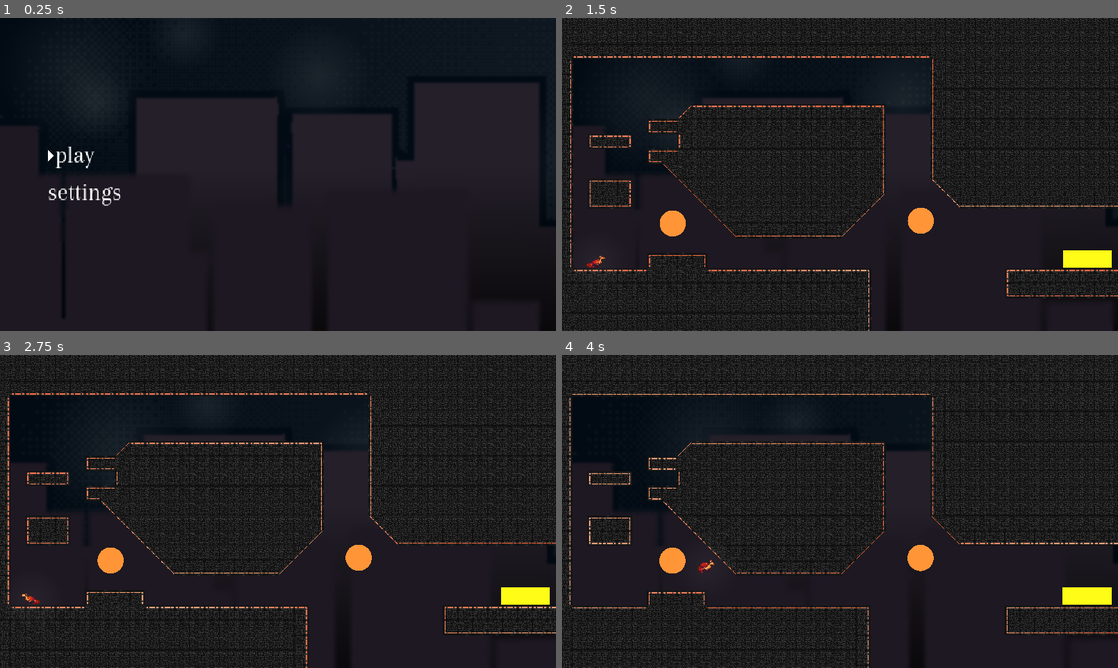
Above: before the commit, frames 1-4 (two rows, left to right).
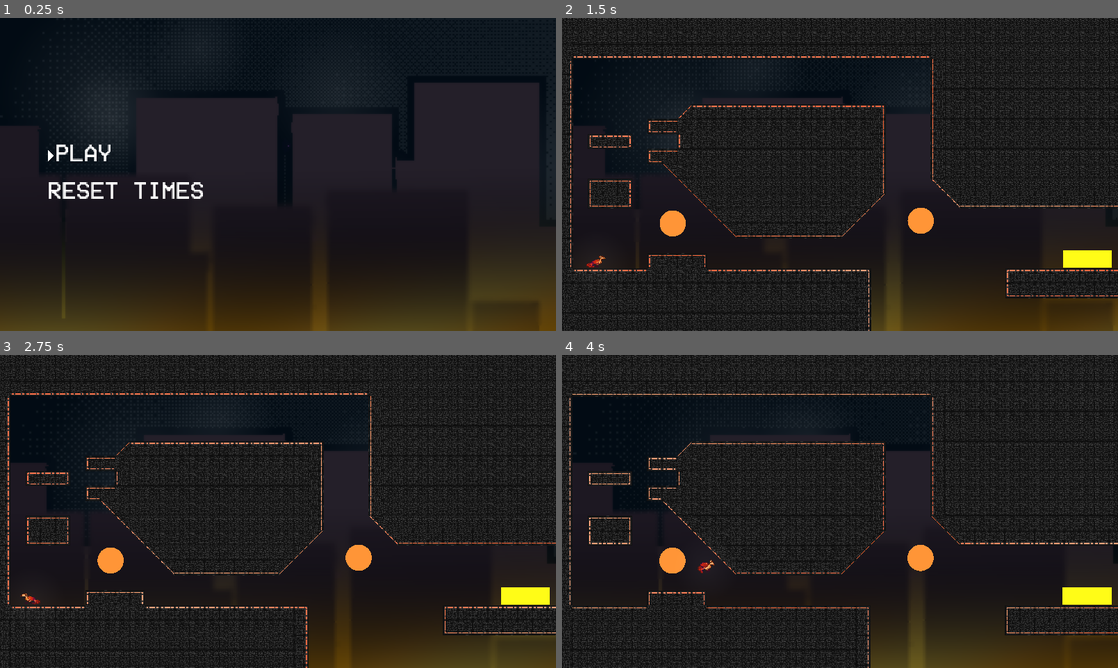
Above: after the commit, the same moments.

Repository: Someoneyeeting/Rise-From-the-Ashes
Game: Godot game, scene res://node_2d.tscn
The game is run twice, just before and just after one commit, with the same random seed, the same clock (stepped at 60 frames per second) and the same inputs.
Inputs:
- Up to frame 1 (0.25 s): no input
- Up to frame 2 (1.5 s): tap Enter (ui_accept) at 0.5, 1.25 s; hold Shift (dash) 0.53-1.28 s; hold D (right) from 0.53 s (still down); tap Space (jump) at 0.77 s; tap Shift (dash) at 1.35 s
- Up to frame 3 (2.75 s): tap Space (jump) at 1.52 s; release D (right) at 2.03 s; hold A (left) from 2.03 s (still down); hold Shift (dash) from 2.03 s (still down)
- Up to frame 4 (4 s): release A (left) at 2.78 s; release Shift (dash) at 2.78 s; hold D (right) from 2.78 s (still down); tap Shift (dash) at 2.85 s; tap Space (jump) at 3.02, 3.77 s; hold Shift (dash) from 3.53 s (still down)

The runs differ from the first frame. In frame 1, 12% of the frame differs, in the area x 0-100%, y 31-100%; in frame 2, 4.5%; in frame 3, 4.4%; in frame 4, 4.4%.

Commit message:
fire🔥🔥🔥🔥🔥🔥🔥

Diff:
--- a/UI/MainMenu.tscn
+++ b/UI/MainMenu.tscn
@@ -25,12 +25,12 @@
 [node name="button" parent="buttons" node_paths=PackedStringArray("parentmenu") instance=ExtResource("2_bdnqi")]
 position = Vector2(106, 283)
 parentmenu = NodePath("../..")
-text = "play"
+text = "PLAY"
 
 [node name="button2" parent="buttons" node_paths=PackedStringArray("parentmenu") instance=ExtResource("2_bdnqi")]
 position = Vector2(106, 369)
 parentmenu = NodePath("../..")
-text = "settings"
+text = "RESET TIMES"
 
 [node name="event" type="Node2D" parent="."]
 script = SubResource("GDScript_s4vvv")
--- a/UI/button.tscn
+++ b/UI/button.tscn
@@ -1,7 +1,7 @@
 [gd_scene load_steps=11 format=3 uid="uid://5mfkfjv1f073"]
 
 [ext_resource type="Script" path="res://UI/button.gd" id="1_10yid"]
-[ext_resource type="FontFile" uid="uid://b8upb2xuqlq8o" path="res://arapey-regular.ttf" id="1_lkgjx"]
+[ext_resource type="FontFile" uid="uid://xtr6xeqnjwch" path="res://VCR_OSD_MONO_1.001.ttf" id="2_nwbvb"]
 [ext_resource type="AudioStream" uid="uid://dln6riynxfsqs" path="res://crow.wav" id="3_3clrk"]
 [ext_resource type="AudioStream" uid="uid://bsbav2hyoan1p" path="res://USA Anthem but it has gunshots, eagles sounds, and patriotism.mp3" id="4_a8cv3"]
 
@@ -122,9 +122,9 @@
 
 [node name="Label" type="Label" parent="."]
 offset_left = 3.0
-offset_right = 116.0
+offset_right = 154.0
 offset_bottom = 48.0
-theme_override_fonts/font = ExtResource("1_lkgjx")
+theme_override_fonts/font = ExtResource("2_nwbvb")
 theme_override_font_sizes/font_size = 43
 text = "Button"
 
--- a/cpu_particles_2d.tscn
+++ b/cpu_particles_2d.tscn
@@ -5,9 +5,9 @@
 point_count = 3
 
 [node name="CPUParticles2D" type="CPUParticles2D"]
-visible = false
 z_index = 410
 position = Vector2(640, 360)
+emitting = false
 amount = 233
 lifetime = 10.0
 preprocess = 24.24
@@ -20,4 +20,4 @@
 scale_amount_min = 4.8
 scale_amount_max = 5.1
 scale_amount_curve = SubResource("Curve_l6tvd")
-color = Color(0.535156, 0.535156, 0.535156, 1)
+color = Color(0.53, 0.53, 0.53, 1)
--- a/parallax_2d.tscn
+++ b/parallax_2d.tscn
@@ -12,12 +12,18 @@
 @export
 var scroll :float = 0.06
 
+@export
+var dash_color : Color
+
+@export
+var no_dash_color : Color
+
 var poses = []
 
 func _ready() -> void:
 	for i in $ColorRect.get_children().size():
 		poses.push_back(Vector2(randi_range(-30,1320),randi_range(-10,780)))
-		$ColorRect.get_child(i).scale *= randf_range(0.5,1.2)
+		$ColorRect.get_child(i).scale *= randf_range(0.7,1.6)
 
 func _physics_process(delta: float) -> void:
 	for i in get_child_count():
@@ -26,6 +32,9 @@
 		if(node is not Sprite2D): continue
 
 		node.region_rect.position.x -= scroll * i
+	var clr = dash_color if not LevelManger.has_dash else no_dash_color
+	$ColorRect3.color = clr
+	$ColorRect4.color = clr
 	for i in poses.size():
 		var node :ColorRect=$ColorRect.get_child(i)
 		node.position = node.position.move_toward(poses[i],1)
@@ -64,17 +73,22 @@
 [sub_resource type="ShaderMaterial" id="ShaderMaterial_ds00a"]
 shader = SubResource("Shader_wngkn")
 
-[sub_resource type="Shader" id="Shader_m7g40"]
+[sub_resource type="Shader" id="Shader_j2ftn"]
 code = "shader_type canvas_item;
-
-uniform sampler2D SCREEN_TEXTURE : hint_screen_texture, filter_linear_mipmap;
 
 void vertex() {
 	// Called for every vertex the material is visible on.
 }
 
 void fragment() {
-	COLOR = textureLod(SCREEN_TEXTURE,SCREEN_UV,0.9);
+	COLOR.a = min(UV.y * UV.y * 1.,1.);
+	COLOR.rgb += (sin(TIME * 2. + SCREEN_UV.x * SCREEN_UV.y * 10.)  + 1.) / 8.;
+	if(COLOR.r > 0.5){
+	}
+	else{
+		//COLOR.rgb += (sin(-TIME * 0.5 + SCREEN_UV.x *  (SCREEN_UV.x + 1.) * SCREEN_UV.y * 10.)  + 1.) / 100.;
+
+	}
 }
 
 //void light() {
@@ -83,6 +97,28 @@
 //}
 "
 
+[sub_resource type="ShaderMaterial" id="ShaderMaterial_ylw7x"]
+shader = SubResource("Shader_j2ftn")
+
+[sub_resource type="Shader" id="Shader_m7g40"]
+code = "shader_type canvas_item;
+
+uniform sampler2D SCREEN_TEXTURE : hint_screen_texture, filter_linear_mipmap;
+
+void vertex() {
+	// Called for every vertex the material is visible on.
+}
+
+void fragment() {
+	COLOR = textureLod(SCREEN_TEXTURE,SCREEN_UV,0.4);
+}
+
+//void light() {
+	// Called for every pixel for every light affecting the CanvasItem.
+	// Uncomment to replace the default light processing function with this one.
+//}
+"
+
 [sub_resource type="ShaderMaterial" id="ShaderMaterial_wqc65"]
 shader = SubResource("Shader_m7g40")
 
@@ -90,6 +126,8 @@
 z_index = -115
 script = SubResource("GDScript_1of0r")
 scroll = 0.03
+dash_color = Color(0.905882, 0.607843, 0, 1)
+no_dash_color = Color(0.250142, 0.399739, 0.905882, 1)
 
 [node name="ColorRect" type="ColorRect" parent="."]
 offset_left = -27.9087
@@ -100,6 +138,7 @@
 
 [node name="ColorRect2" type="ColorRect" parent="ColorRect"]
 material = SubResource("ShaderMaterial_ds00a")
+layout_mode = 0
 offset_left = 153.617
 offset_top = 109.632
 offset_right = 301.617
@@ -108,6 +147,7 @@
 
 [node name="ColorRect3" type="ColorRect" parent="ColorRect"]
 material = SubResource("ShaderMaterial_ds00a")
+layout_mode = 0
 offset_left = 647.175
 offset_top = 280.684
 offset_right = 795.175
@@ -116,6 +156,7 @@
 
 [node name="ColorRect4" type="ColorRect" parent="ColorRect"]
 material = SubResource("ShaderMaterial_ds00a")
+layout_mode = 0
 offset_left = 629.357
 offset_top = 11.6331
 offset_right = 777.357
@@ -124,6 +165,7 @@
 
 [node name="ColorRect5" type="ColorRect" parent="ColorRect"]
 material = SubResource("ShaderMaterial_ds00a")
+layout_mode = 0
 offset_left = 982.153
 offset_top = 155.959
 offset_right = 1130.15
@@ -132,6 +174,7 @@
 
 [node name="ColorRect6" type="ColorRect" parent="ColorRect"]
 material = SubResource("ShaderMaterial_ds00a")
+layout_mode = 0
 offset_left = 157.181
 offset_top = 362.647
 offset_right = 305.181
@@ -140,6 +183,7 @@
 
 [node name="ColorRect7" type="ColorRect" parent="ColorRect"]
 material = SubResource("ShaderMaterial_ds00a")
+layout_mode = 0
 offset_left = 376.342
 offset_top = -48.9481
 offset_right = 524.342
@@ -148,6 +192,7 @@
 
 [node name="ColorRect8" type="ColorRect" parent="ColorRect"]
 material = SubResource("ShaderMaterial_ds00a")
+layout_mode = 0
 offset_left = 25.3281
 offset_top = -52.5117
 offset_right = 173.328
@@ -162,13 +207,13 @@
 region_enabled = true
 region_rect = Rect2(0, 0, 320, 180)
 
-[node name="Tile002" type="Sprite2D" parent="."]
-texture_repeat = 3
-scale = Vector2(4, 4)
-texture = ExtResource("3_kb7j1")
-centered = false
-region_enabled = true
-region_rect = Rect2(0, 0, 320, 180)
+[node name="ColorRect3" type="ColorRect" parent="."]
+material = SubResource("ShaderMaterial_ylw7x")
+offset_left = -16.0
+offset_top = 385.0
+offset_right = 1330.0
+offset_bottom = 839.0
+color = Color(0.90625, 0.609199, 0, 1)
 
 [node name="Tile003" type="Sprite2D" parent="."]
 texture_repeat = 3
@@ -197,4 +242,22 @@
 offset_right = 1329.0
 offset_bottom = 754.0
 
+[node name="Tile002" type="Sprite2D" parent="."]
+z_index = 245
+texture_repeat = 3
+scale = Vector2(4, 4)
+texture = ExtResource("3_kb7j1")
+centered = false
+region_enabled = true
+region_rect = Rect2(0, 0, 320, 180)
+
+[node name="ColorRect4" type="ColorRect" parent="."]
+z_index = 1650
+material = SubResource("ShaderMaterial_ylw7x")
+offset_left = -15.0103
+offset_top = 469.848
+offset_right = 1330.99
+offset_bottom = 923.848
+color = Color(0.90625, 0.609199, 0, 1)
+
 [connection signal="timeout" from="Timer" to="." method="_on_timer_timeout"]
Not shown: 1 places in parallax_2d.tscn that only renumber resources
